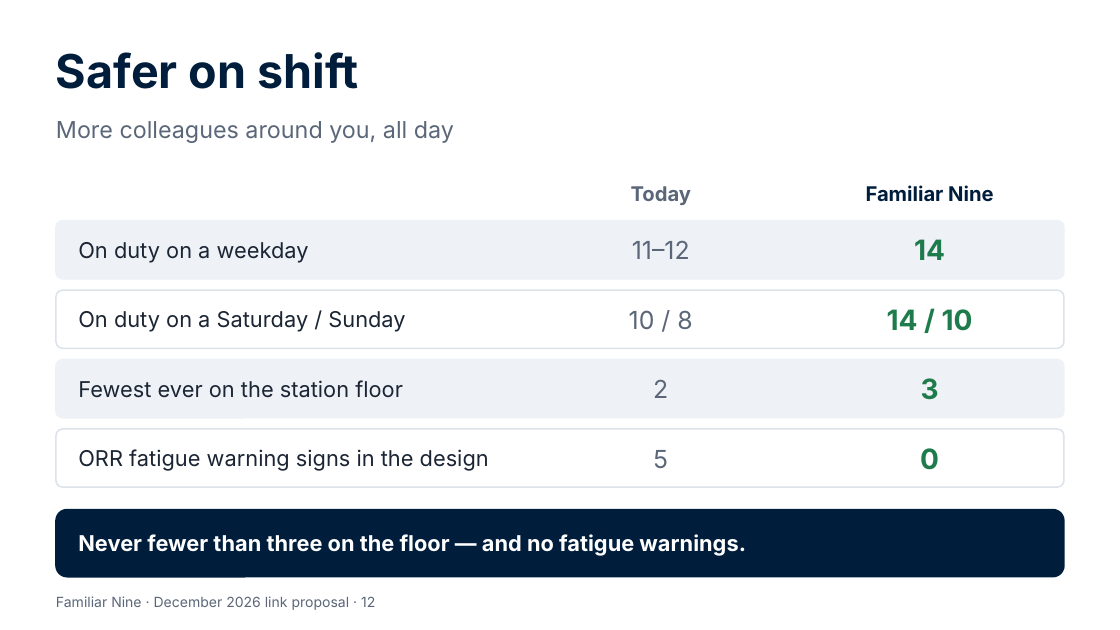
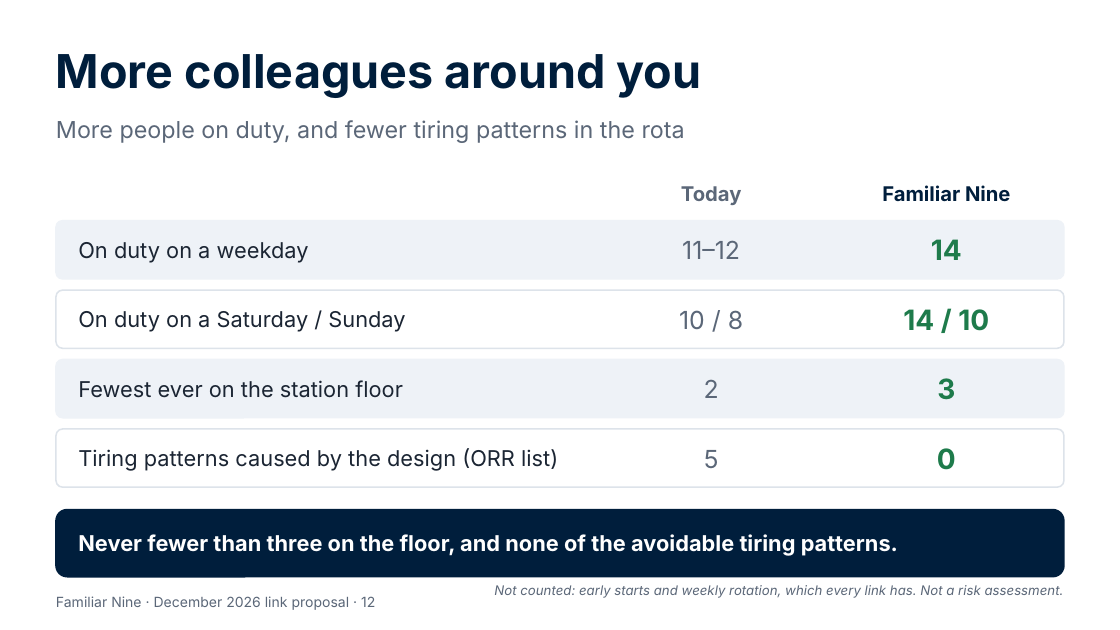
Before and after one commit to Garethdavidmiller/roster-app, a slide deck: slide 12 of docs/proposals/presentations/Familiar-Nine-for-colleagues.pptx. Drawn at 1120x630 pixels with LibreOffice and Linux fonts; fonts in the diff are those of the drawing. Boxes give left, top, right and bottom in pixels: in the first picture for what was removed or moved away, otherwise in the second. Text is boxed around its words. In the diff, an @@ line names an element or a change of style, - is before the commit and + after.

```diff
--- a/docs/proposals/presentations/Familiar-Nine-for-colleagues.pptx
+++ b/docs/proposals/presentations/Familiar-Nine-for-colleagues.pptx
@@ text at (x1=56, y1=54, x2=701, y2=98): text changed @@
-Safer on shift
+More colleagues around you
@@ text at (x1=56, y1=120, x2=685, y2=143): text changed @@
-More colleagues around you, all day
+More people on duty, and fewer tiring patterns in the rota
@@ text "Today" moved from (x1=631, y1=186, x2=692, y2=205) to (x1=681, y1=186, x2=742, y2=205) @@
@@ text "Familiar Nine" moved from (x1=866, y1=185, x2=993, y2=202) to (x1=882, y1=185, x2=1010, y2=202) @@
@@ text "11–12" moved from (x1=632, y1=241, x2=690, y2=259) to (x1=682, y1=240, x2=740, y2=259) @@
@@ text "14" moved from (x1=914, y1=239, x2=945, y2=260) to (x1=931, y1=239, x2=962, y2=260) @@
@@ text "10 / 8" moved from (x1=629, y1=310, x2=692, y2=329) to (x1=679, y1=310, x2=743, y2=329) @@
@@ text "14 / 10" moved from (x1=887, y1=309, x2=973, y2=331) to (x1=903, y1=309, x2=989, y2=331) @@
@@ text "2" moved from (x1=653, y1=379, x2=668, y2=398) to (x1=704, y1=380, x2=719, y2=398) @@
@@ text "3" moved from (x1=921, y1=378, x2=939, y2=400) to (x1=937, y1=378, x2=955, y2=400) @@
@@ text at (x1=78, y1=448, x2=558, y2=471): text changed @@
-ORR fatigue warning signs in the design
+Tiring patterns caused by the design (ORR list)
@@ text "5" moved from (x1=653, y1=450, x2=668, y2=468) to (x1=704, y1=450, x2=719, y2=468) @@
@@ text "0" moved from (x1=920, y1=448, x2=939, y2=470) to (x1=937, y1=448, x2=956, y2=470) @@
@@ text at (x1=78, y1=534, x2=898, y2=556): text changed @@
-Never fewer than three on the floor — and no fatigue warnings.
+Never fewer than three on the floor, and none of the avoidable tiring patterns.
@@ text added at (x1=494, y1=585, x2=1064, y2=598), 8.5 pt, text #5B6778, italic @@
+Not counted: early starts and weekly rotation, which every link has. Not a risk assessment.
```
Also in this commit, not shown: 5 other slides changed, 5 other files.
